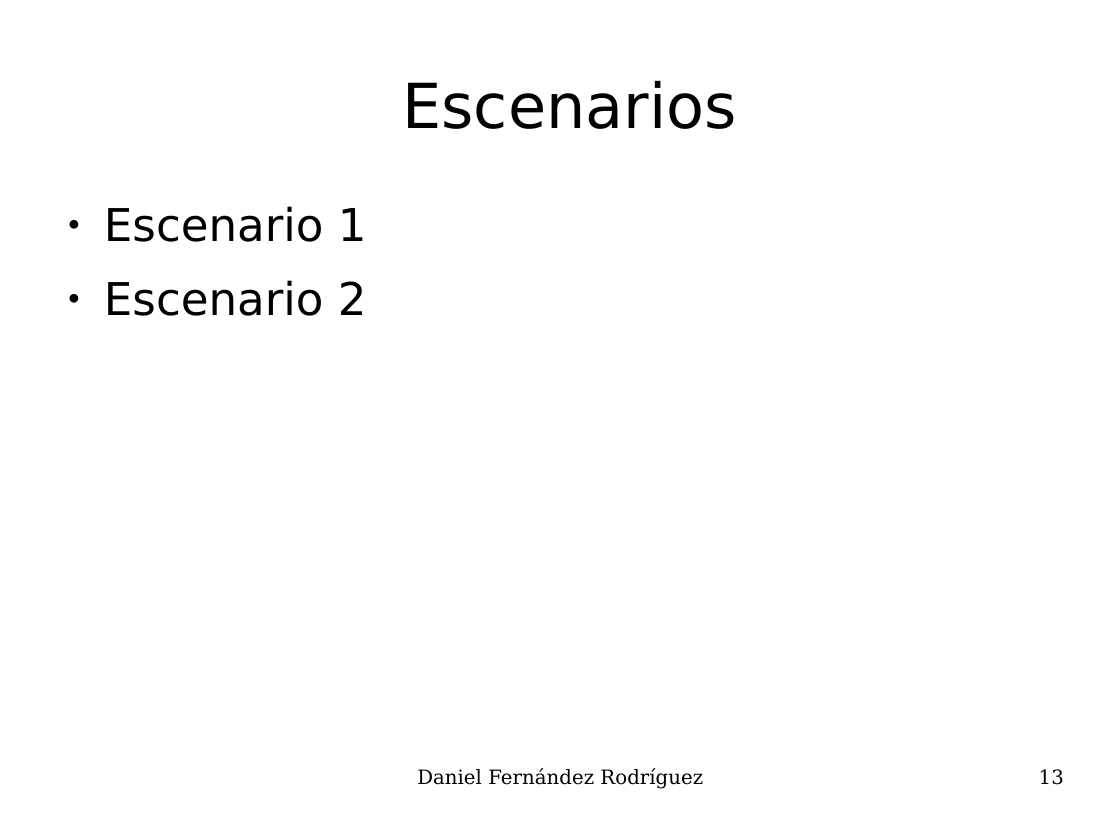
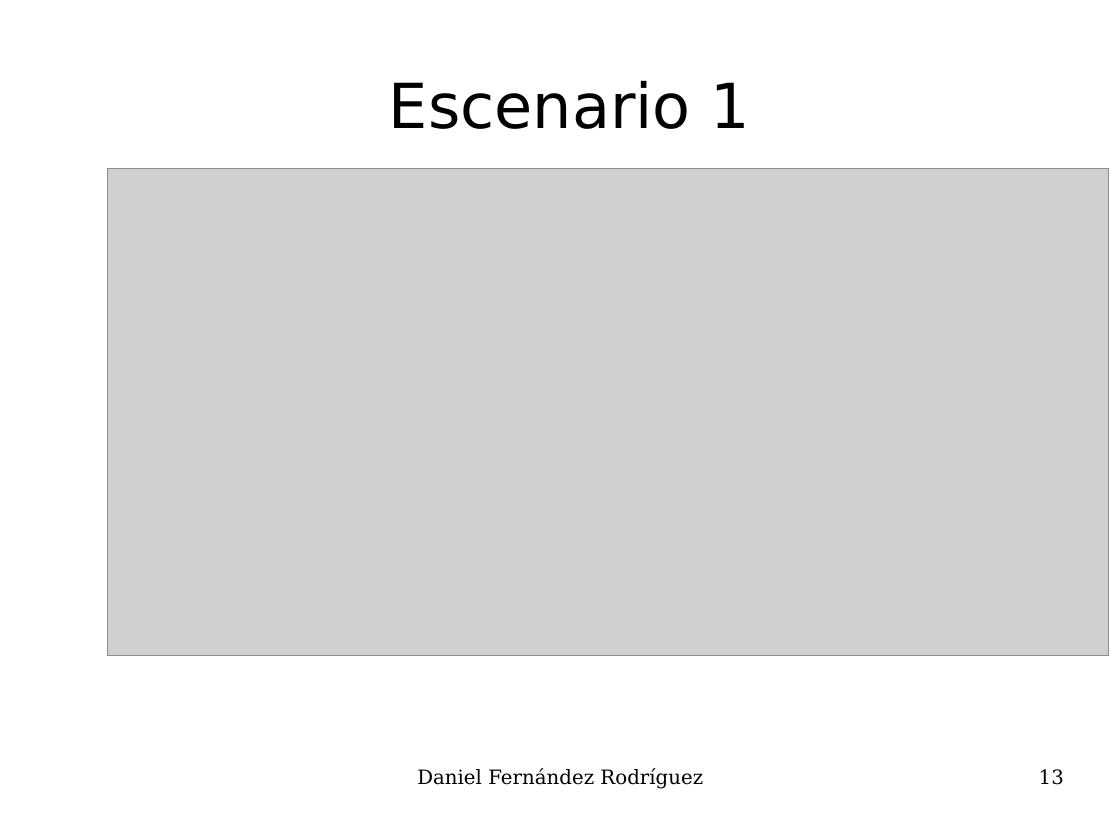
Before and after one commit to UO180222/tfg, a slide deck: slide 13 of docs/presentacion.odp. Drawn at 1120x840 pixels with LibreOffice and Linux fonts; fonts in the diff are those of the drawing; grey boxes stand for pictures. Boxes give left, top, right and bottom in pixels: in the first picture for what was removed or moved away, otherwise in the second. Text is boxed around its words. In the diff, an @@ line names an element or a change of style, - is before the commit and + after.

```diff
--- a/docs/presentacion.odp
+++ b/docs/presentacion.odp
@@ title at box(389, 80, 749, 129): text changed @@
-Escenarios
+Escenario 1
@@ picture added at box(108, 169, 1109, 656) @@
@@ text removed at box(104, 206, 367, 316) @@
-● Escenario 1
-● Escenario 2
```
Also in this commit, not shown: 14 other slides changed, 3 slides added, 44 other files.
